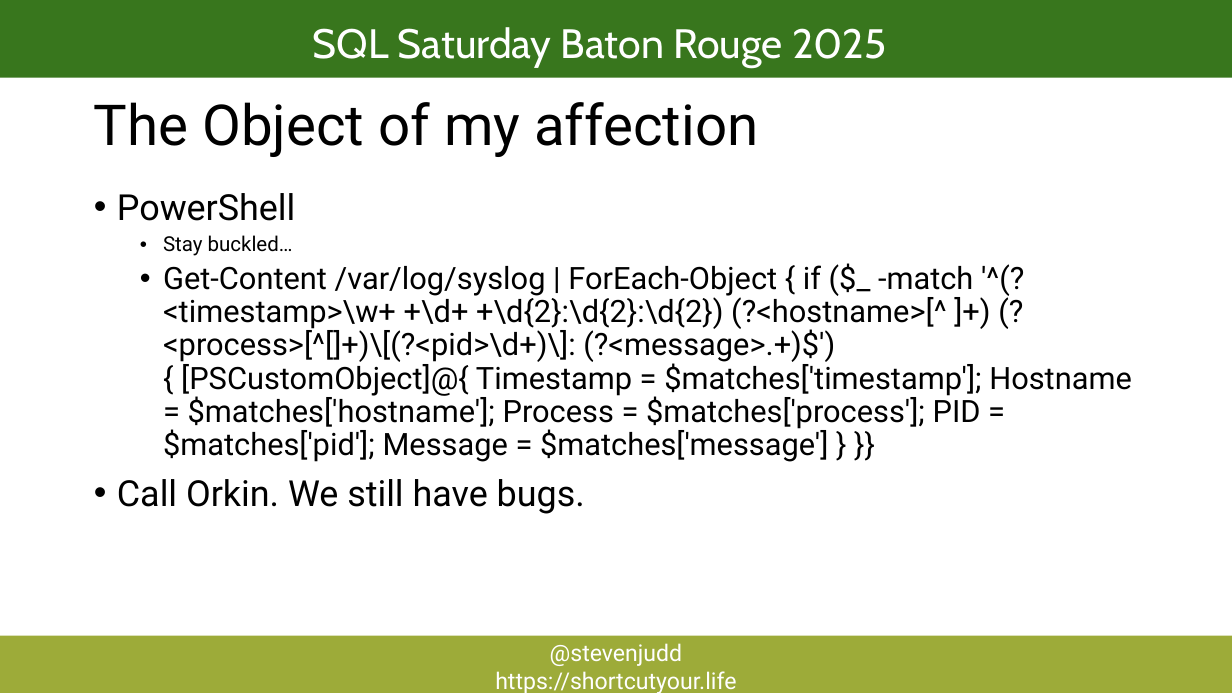
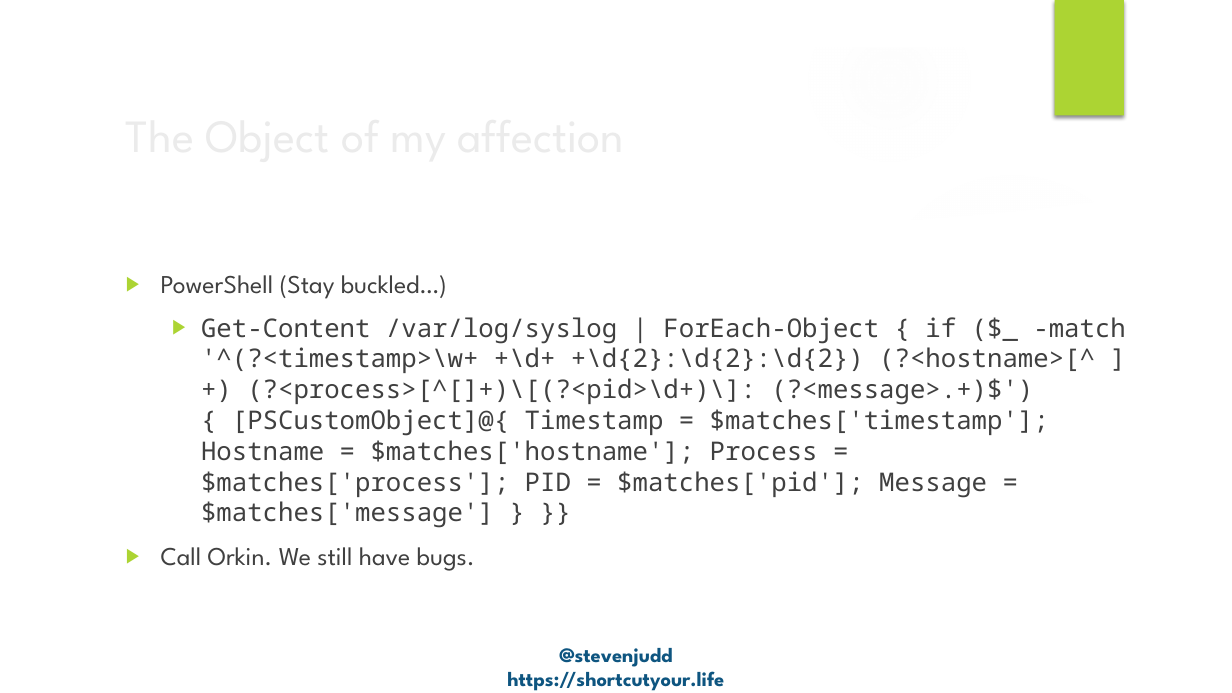
Before and after one commit to stevenjudd/DontBashPowerShell, a slide deck: slide 12 of Dont Bash PowerShell.pptx (slide 13 before the commit). Drawn at 1232x693 pixels with LibreOffice and Linux fonts; fonts in the diff are those of the drawing; background and template pictures are left out. Boxes give left, top, right and bottom in pixels: in the first picture for what was removed or moved away, otherwise in the second. Text is boxed around its words. In the diff, an @@ line names an element or a change of style, - is before the commit and + after.

Commit message:
added gitignore rearranged demos fixed demo path updated slides

```diff
--- a/Dont Bash PowerShell.pptx
+++ b/Dont Bash PowerShell.pptx
@@ rectangle removed at (0,0,1232,78) @@
@@ group added at (0,0,1232,693): 5 ellipses, 2 freeform shapes @@
@@ text removed at (313,27,887,67) @@
-SQL Saturday Baton Rouge 2025
@@ rectangle added at (1055,0,1124,116), fill #ACD433 @@
@@ title "The Object of my affection": place and size @@
-title "The Object of my affection" at (94,102,758,157)
+title "The Object of my affection" at (116,98,1002,169)
@@ title "The Object of my affection" at (116,98,1002,169): size 44 to 36 pt, font Roboto to League Spartan, text colour #000000 to #EBEBEB; line spacing 0.9 to 1; vertical alignment top to middle @@
@@ text "PowerShell (Stay buckled…)": place and size @@
-text "PowerShell (Stay buckled…)" at (117,193,1132,514)
+text "PowerShell (Stay buckled…)" at (161,275,1125,571)
@@ text at (161,275,447,299): text changed; size 16 to 20 pt; font Roboto to League Spartan; text colour #000000 to #404040 @@
-• PowerShell
-  • Stay buckled…
+▶ PowerShell (Stay buckled…)
@@ text at (161,317,1125,571): size 24 to 20 pt, font Roboto to Noto Sans Mono in "Get-Content /var/log/syslog | ForEach-Object { if ($_ ..."; text colour #000000 to #404040; size 28 to 20 pt, font Roboto to League Spartan in "Call Orkin. We still have bugs."; bullet • to ▶; line spacing 0.9 to 1; more space between paragraphs @@
@@ text "@stevenjudd": place and size @@
-text "@stevenjudd" at (0,636,1232,693)
+text "@stevenjudd" at (507,648,724,691)
@@ text "@stevenjudd" at (507,648,724,691): size 18 to 16 pt, font Roboto to League Spartan, text colour #FFFFFF to #0E5580, bold on; fill #9DAB39 to none @@
```
Also in this commit, not shown: 14 other slides changed, 2 slides removed, 2 other files.
